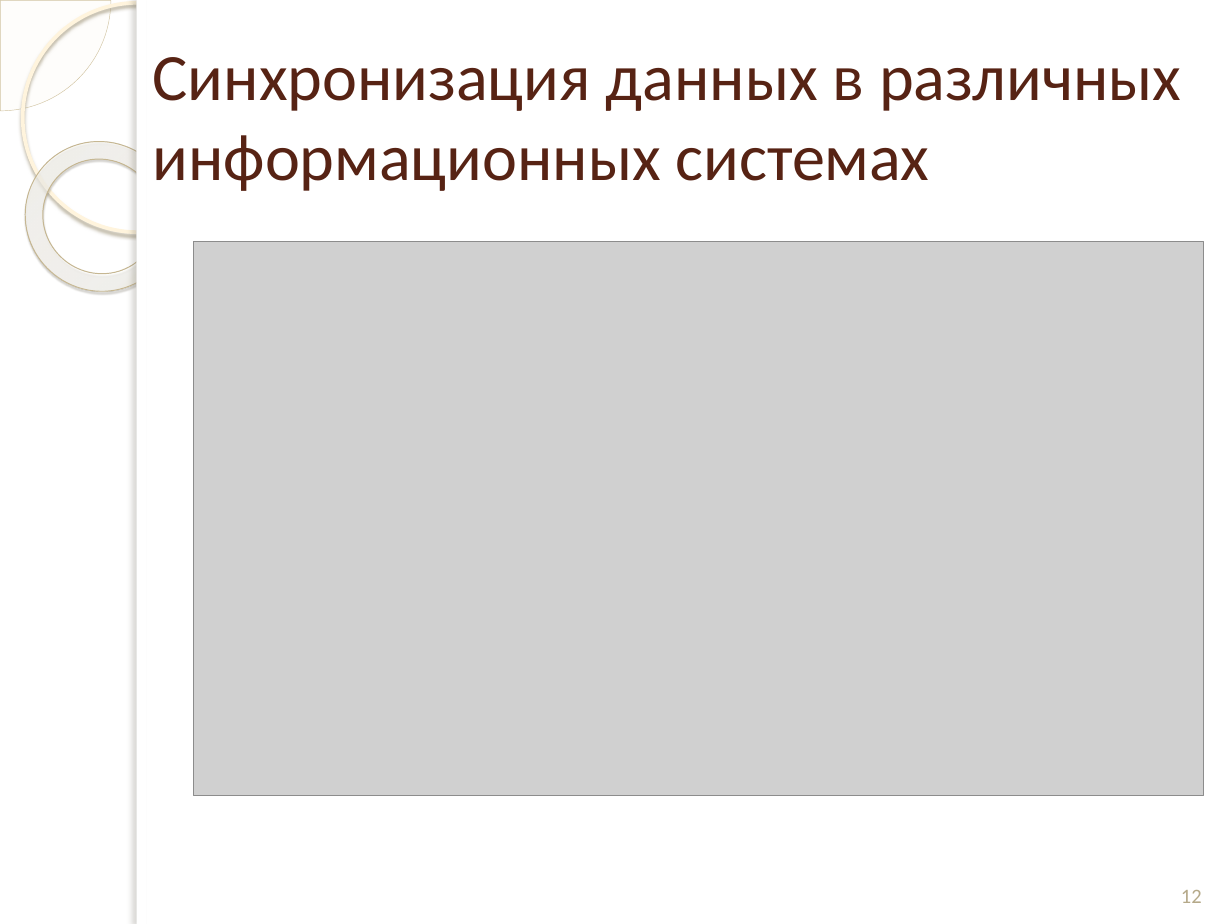
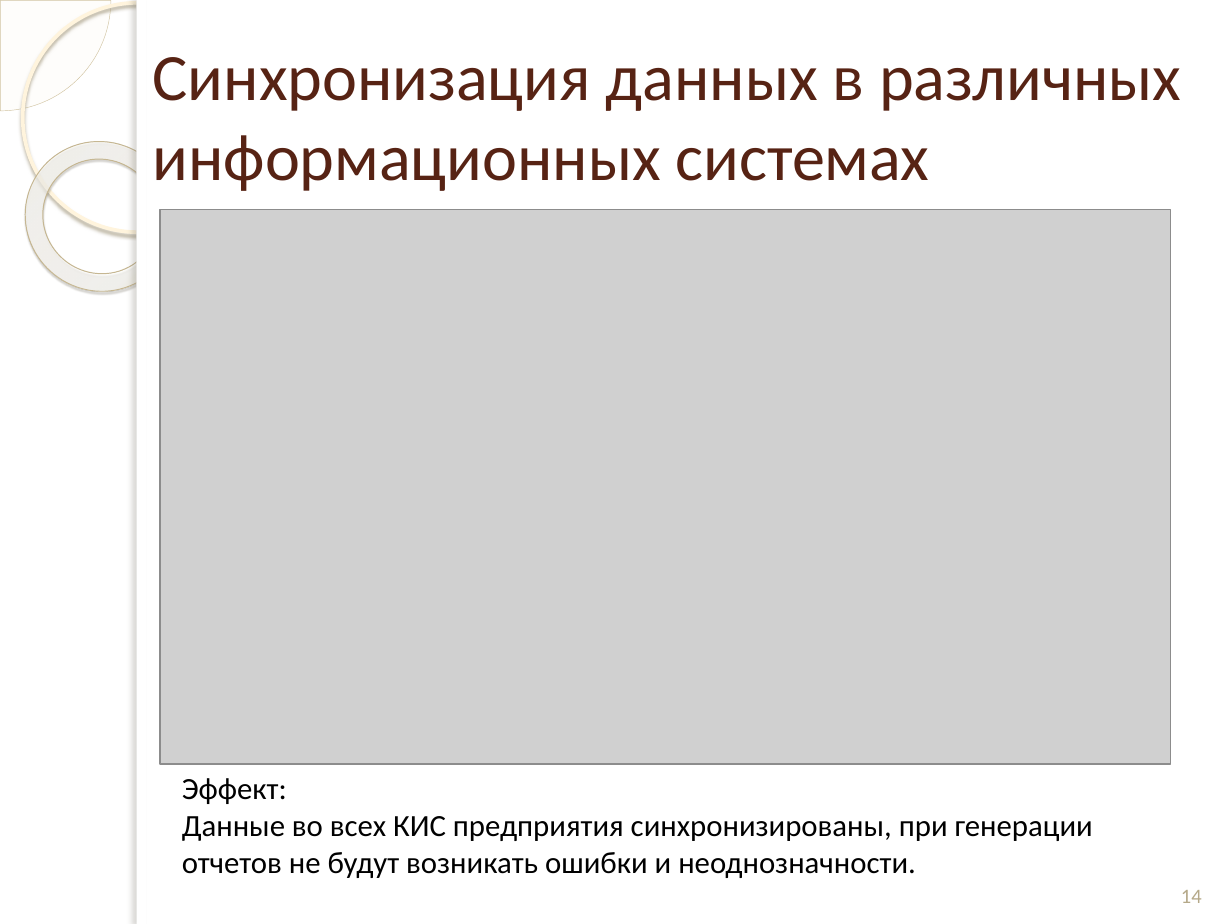
Before and after one commit to andreytemn/university, a slide deck: slide 14 of diplom/Темников раздатки к диплому.pptx (slide 12 before the commit). Drawn at 1232x924 pixels with LibreOffice and Linux fonts; fonts in the diff are those of the drawing; grey boxes stand for pictures; background and template pictures are left out. Boxes give left, top, right and bottom in pixels: in the first picture for what was removed or moved away, otherwise in the second. Text is boxed around its words. In the diff, an @@ line names an element or a change of style, - is before the commit and + after.

```diff
--- a/diplom/Темников раздатки к диплому.pptx
+++ b/diplom/Темников раздатки к диплому.pptx
@@ picture: place and size @@
-picture at box(193, 241, 1204, 796)
+picture at box(160, 209, 1170, 764)
@@ text added at box(182, 778, 1093, 878), 18 pt, text #000000 @@
+Эффект:
+Данные во всех КИС предприятия синхронизированы, при генерации отчетов не будут возникать ошибки и неоднозначности.
@@ page number at box(1181, 890, 1202, 903): text changed @@
-12
+14
```
Also in this commit, not shown: 8 other slides changed, 3 slides added, 59 other files.
